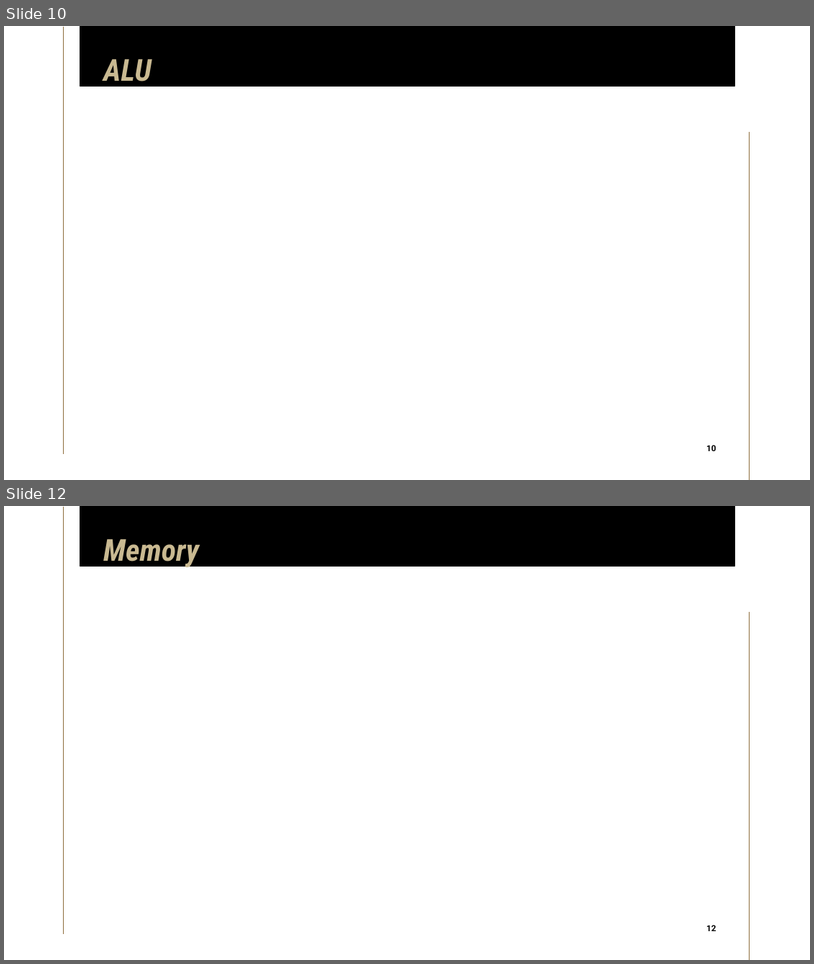
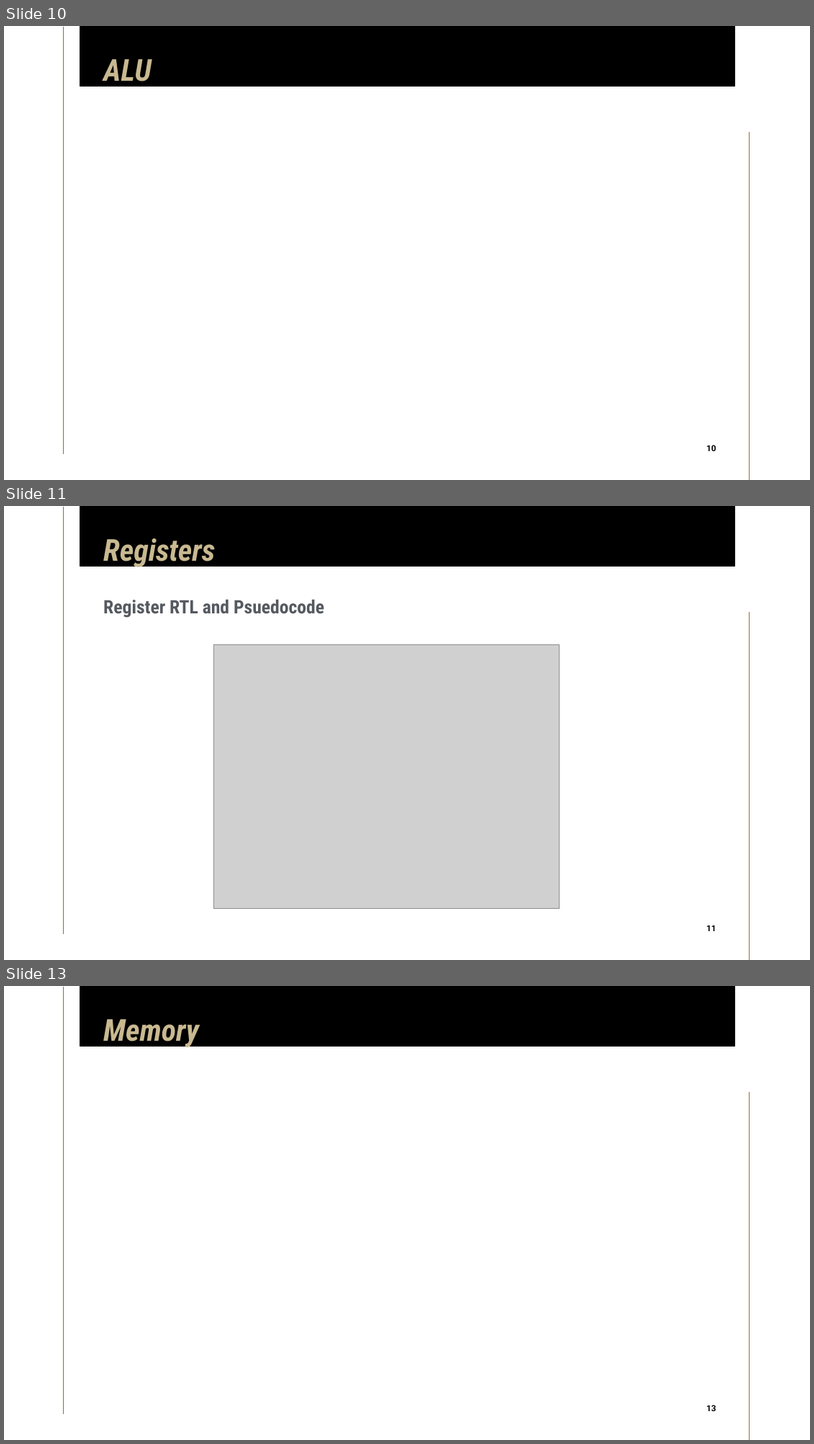
Before and after one commit to limichael246/STARS_2024, a slide deck: Project_Proposal.pptx. Shown one above the other, each under a label of ours: slides 10 and 12 before the commit, slides 10, 11 and 13 after it; the slides between them are not shown. The pictures are 814x964 and 814x1444 pixels, drawn with LibreOffice and Linux fonts; fonts in the diff are those of the drawing; grey boxes stand for pictures. Boxes give left, top, right and bottom in pixels: in the first picture for what was removed or moved away, otherwise in the second. Text is boxed around its words. In the diff, an @@ line names an element or a change of style, - is before the commit and + after.

Commit message:
add registers info

```diff
--- a/Project_Proposal.pptx
+++ b/Project_Proposal.pptx
@@ slide 11 added at (4,506,810,960), background #FFFFFF; not listed: 3 template elements that a slide beside it also shows @@
@@ title added at (103,538,215,568), 36 pt, text #C9B991, bold, italic @@
+Registers
@@ subtitle added at (103,599,324,618), 22 pt, text #555960, bold @@
+Register RTL and Psuedocode
@@ picture added at (214,644,560,908) @@
@@ page number added at (702,921,721,936), 10 pt, text #000000, bold @@
+11
@@ what was slide 12 is now slide 13 @@
```
Also in this commit, not shown: 1 other slide added, 1 slide removed.
